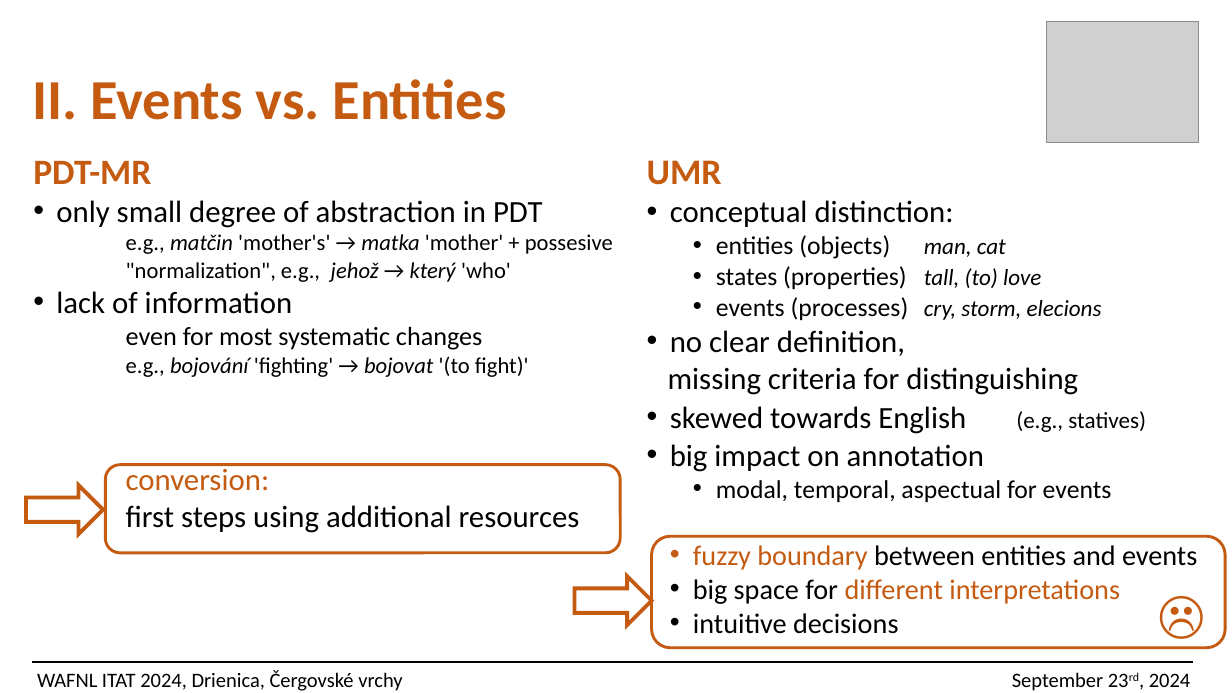
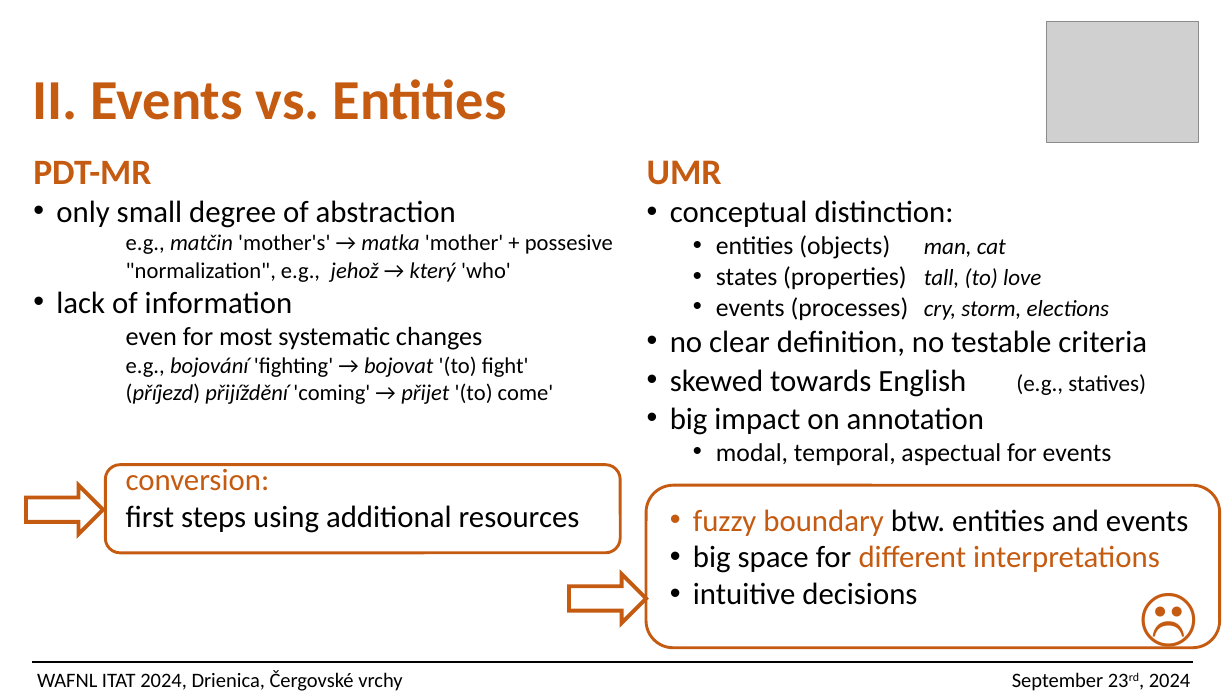
Before and after one commit to ufal/UMR, a slide deck: slide 25 of papers/2024-ITAT-slides.pptx (slide 24 before the commit). Drawn at 1232x693 pixels with LibreOffice and Linux fonts; fonts in the diff are those of the drawing; grey boxes stand for pictures. Boxes give left, top, right and bottom in pixels: in the first picture for what was removed or moved away, otherwise in the second. Text is boxed around its words. In the diff, an @@ line names an element or a change of style, - is before the commit and + after.

```diff
--- a/papers/2024-ITAT-slides.pptx
+++ b/papers/2024-ITAT-slides.pptx
@@ text at [56, 200, 456, 228]: text changed @@
-• only small degree of abstraction in PDT
+• only small degree of abstraction
@@ text at [670, 297, 1147, 356]: text changed @@
-  • events (processes) cry, storm, elecions
-• no clear definition,
-missing criteria for distinguishing
+  • events (processes) cry, storm, elections
+• no clear definition, no testable criteria
@@ text at [126, 356, 554, 404]: text changed @@
-e.g., bojování 'fighting' → bojovat '(to fight)'
+e.g., bojování 'fighting' → bojovat '(to) fight'
+(příjezd) přijíždění 'coming' → přijet '(to) come'
@@ rounded rectangle: place and size @@
-rounded rectangle at [652, 536, 1226, 648]
+rounded rectangle at [646, 485, 1220, 648]
@@ text at [693, 509, 1188, 536]: text changed; size 22 to 24 pt @@
-  • fuzzy boundary between entities and events
+  • fuzzy boundary btw. entities and events
@@ text at [693, 545, 1160, 605]: size 22 to 24 pt in "big space for different interpretations", "intuitive decisions" @@
@@ text "☹": place and size @@
-text "☹" at [1143, 577, 1212, 648]
+text "☹" at [1124, 569, 1203, 656]
@@ text "☹" at [1124, 569, 1203, 656]: size 40 to 50 pt, bold off @@
@@ right arrow: place and size @@
-right arrow at [575, 577, 652, 626]
+right arrow at [569, 574, 646, 623]
```
Also in this commit, not shown: 18 other slides changed, 2 slides added, 1 slide removed, 1 other file.
